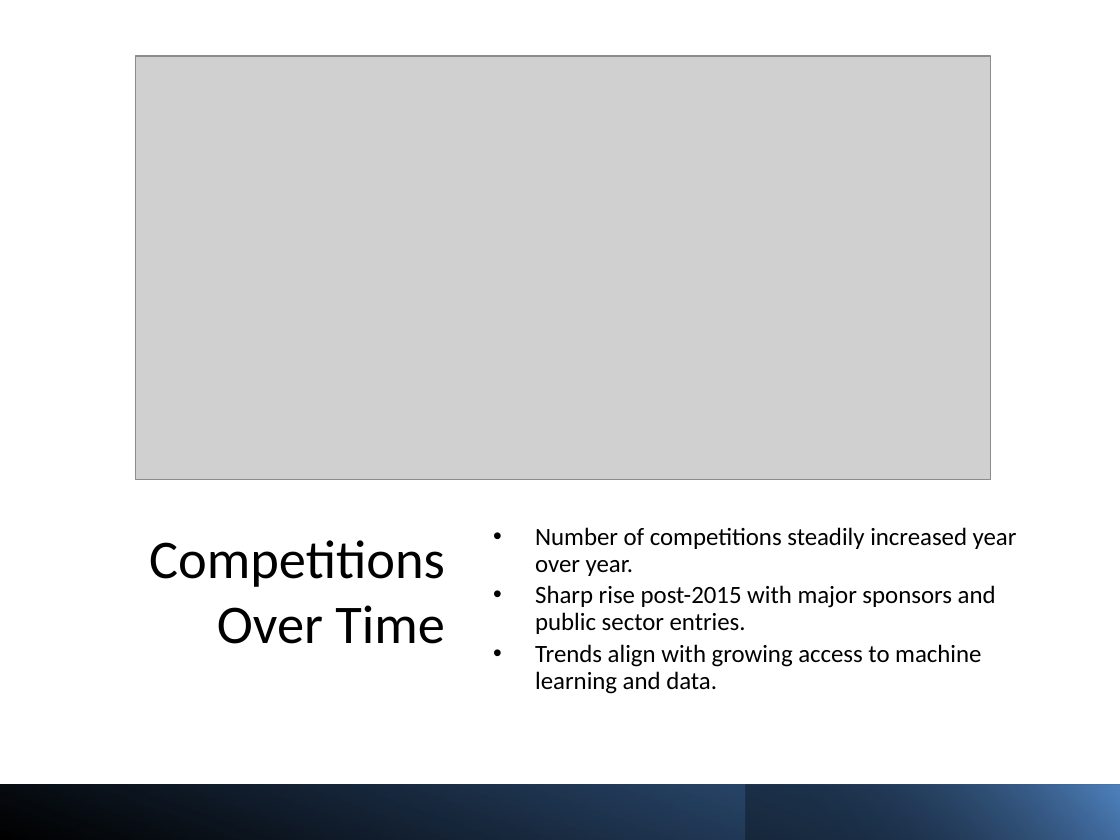
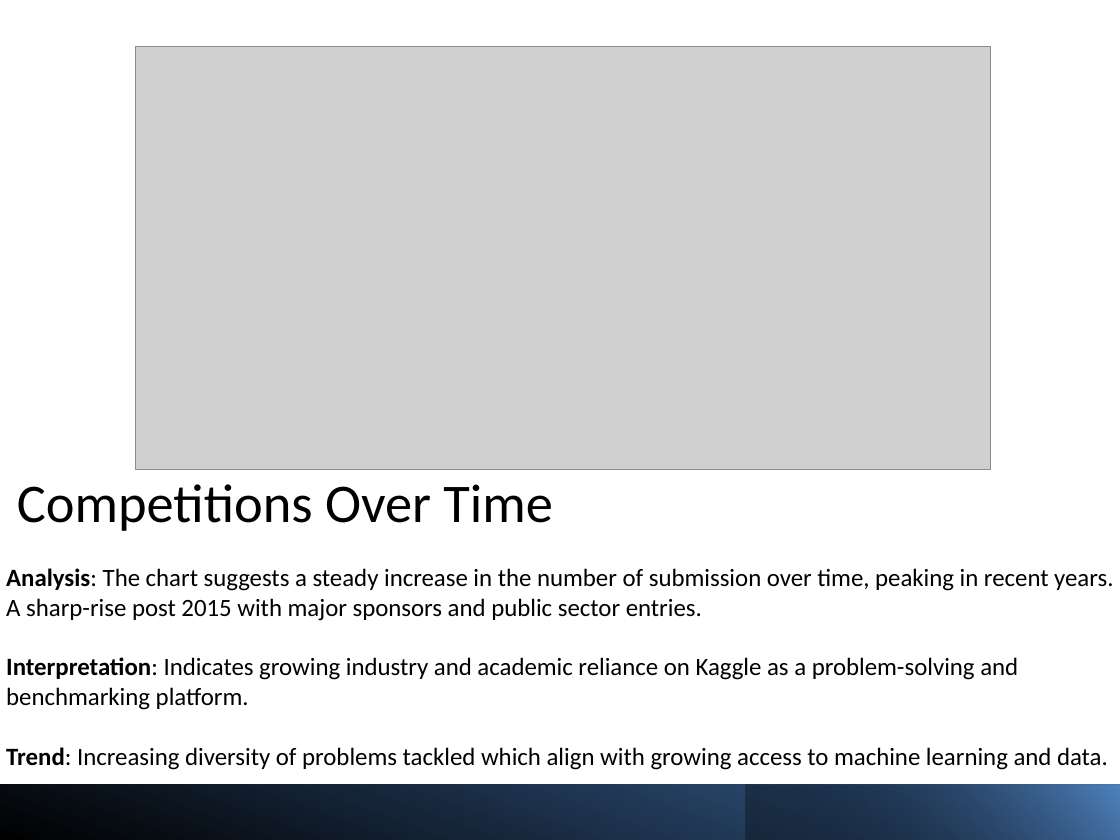
Before and after one commit to ShebMichel/kaggle-innovation-trends, a slide deck: slide 3 of Kaggle_Innovation_Report.pptx. Drawn at 1120x840 pixels with LibreOffice and Linux fonts; fonts in the diff are those of the drawing; grey boxes stand for pictures. Boxes give left, top, right and bottom in pixels: in the first picture for what was removed or moved away, otherwise in the second. Text is boxed around its words. In the diff, an @@ line names an element or a change of style, - is before the commit and + after.

```diff
--- a/Kaggle_Innovation_Report.pptx
+++ b/Kaggle_Innovation_Report.pptx
@@ picture: place and size @@
-picture at box(136, 56, 990, 479)
+picture at box(136, 46, 990, 469)
@@ title "Competitions Over Time": place and size @@
-title "Competitions Over Time" at box(149, 540, 445, 644)
+title "Competitions Over Time" at box(17, 484, 553, 531)
@@ title "Competitions Over Time" at box(17, 484, 553, 531): alignment right to left @@
@@ text removed at box(535, 527, 1017, 694) @@
-• Number of competitions steadily increased year over year.
-• Sharp rise post-2015 with major sponsors and public sector entries.
-• Trends align with growing access to machine learning and data.
@@ text added at box(6, 568, 1113, 770), 16 pt, text #000000 @@
+Analysis: The chart suggests a steady increase in the number of submission over time, peaking in recent years. A sharp-rise post 2015 with major sponsors and public sector entries.
+Interpretation: Indicates growing industry and academic reliance on Kaggle as a problem-solving and benchmarking platform.
+Trend: Increasing diversity of problems tackled which align with growing access to machine learning and data.
```
Also in this commit, not shown: 4 other slides changed, 1 slide added, 1 slide removed, 2 other files.
